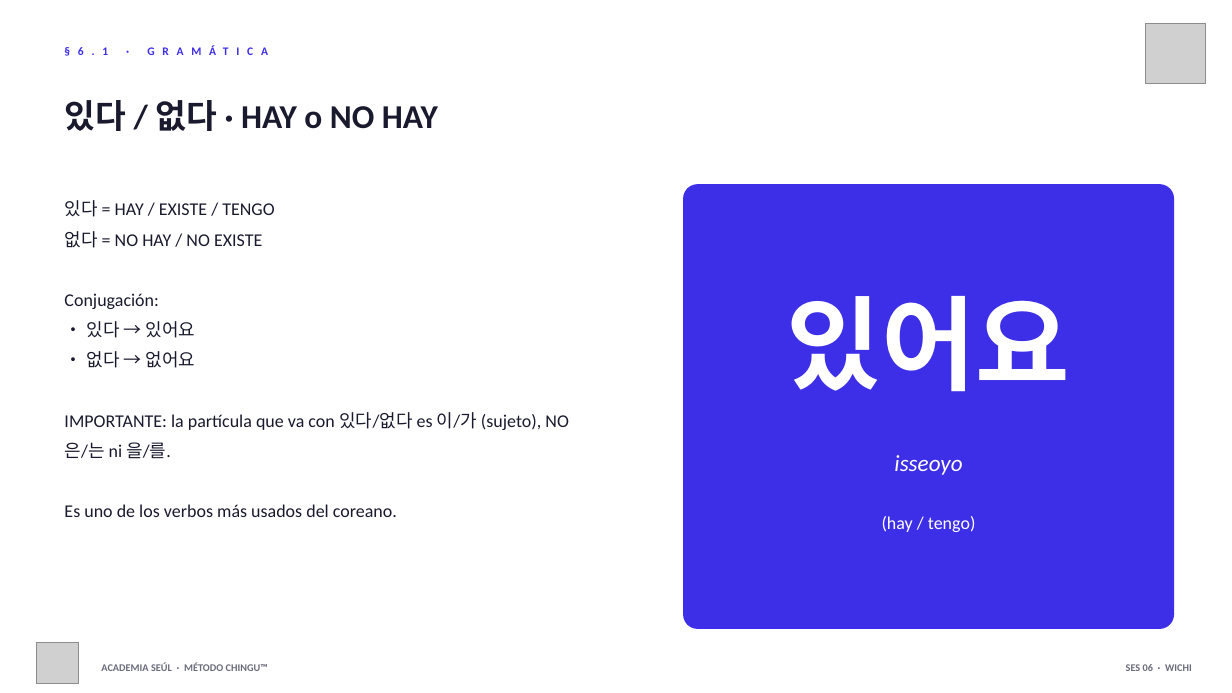
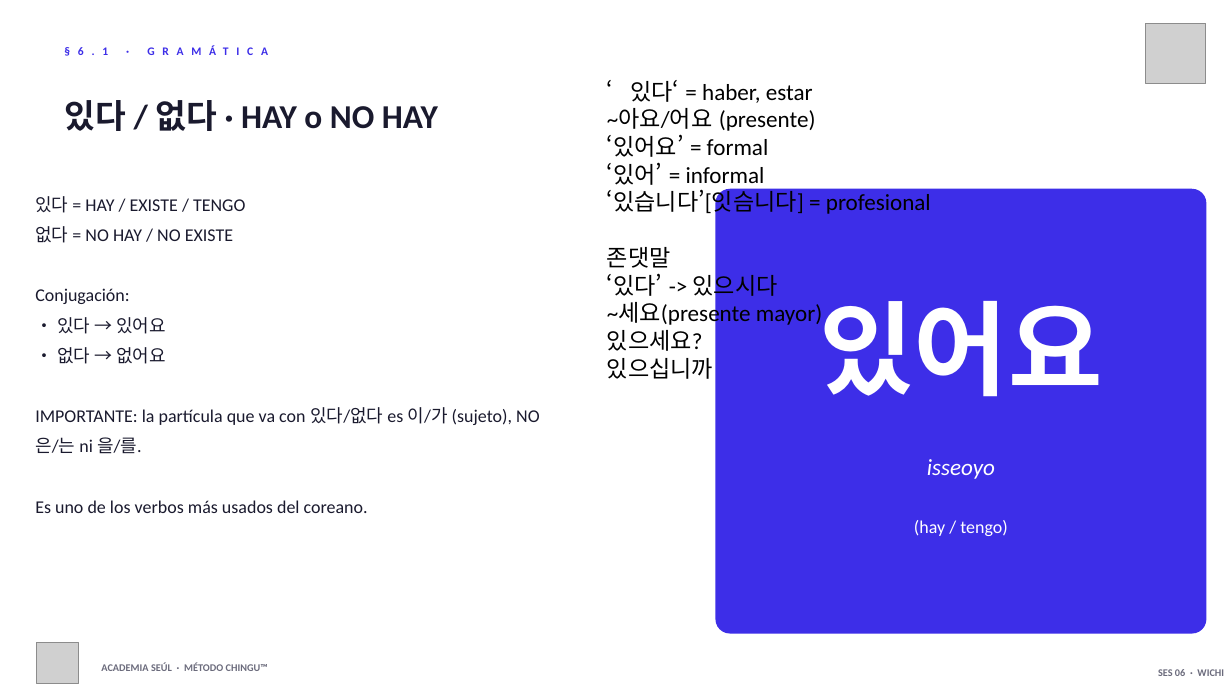
Before and after one commit to academiaseul/ACADEMIASEULWEB, a slide deck: slide 3 of A1_Nivel_1/06_Ubicacion/Sesion_06_Ubicacion.pptx. Drawn at 1232x693 pixels with LibreOffice and Linux fonts; fonts in the diff are those of the drawing; grey boxes stand for pictures. Boxes give left, top, right and bottom in pixels: in the first picture for what was removed or moved away, otherwise in the second. Text is boxed around its words. In the diff, an @@ line names an element or a change of style, - is before the commit and + after.

```diff
--- a/A1_Nivel_1/06_Ubicacion/Sesion_06_Ubicacion.pptx
+++ b/A1_Nivel_1/06_Ubicacion/Sesion_06_Ubicacion.pptx
@@ text added at <box>607,80,931,379</box>, 18 pt, text #000000 @@
+‘있다‘ = haber, estar
+~아요/어요 (presente)
+‘있어요’ = formal
+‘있어’ = informal
+‘있습니다’[잇슴니다] = profesional
+존댓말
+‘있다’ -> 있으시다
+~세요(presente mayor)
+있으세요?
+있으십니까
@@ text "있다 = HAY / EXISTE ...": place and size @@
-text "있다 = HAY / EXISTE ..." at <box>64,200,569,517</box>
+text "있다 = HAY / EXISTE ..." at <box>35,196,540,513</box>
@@ 3 texts, 1 rounded rectangle: place and size @@
-3 texts, 1 rounded rectangle at <box>684,185,1174,628</box>
+3 texts, 1 rounded rectangle at <box>716,189,1206,633</box>
@@ text "SES 06 · WICHI": place and size @@
-text "SES 06 · WICHI" at <box>1126,664,1192,671</box>
+text "SES 06 · WICHI" at <box>1158,669,1224,676</box>
```
Also in this commit, not shown: 9 other slides changed, 2 slides added, 14 other files.
